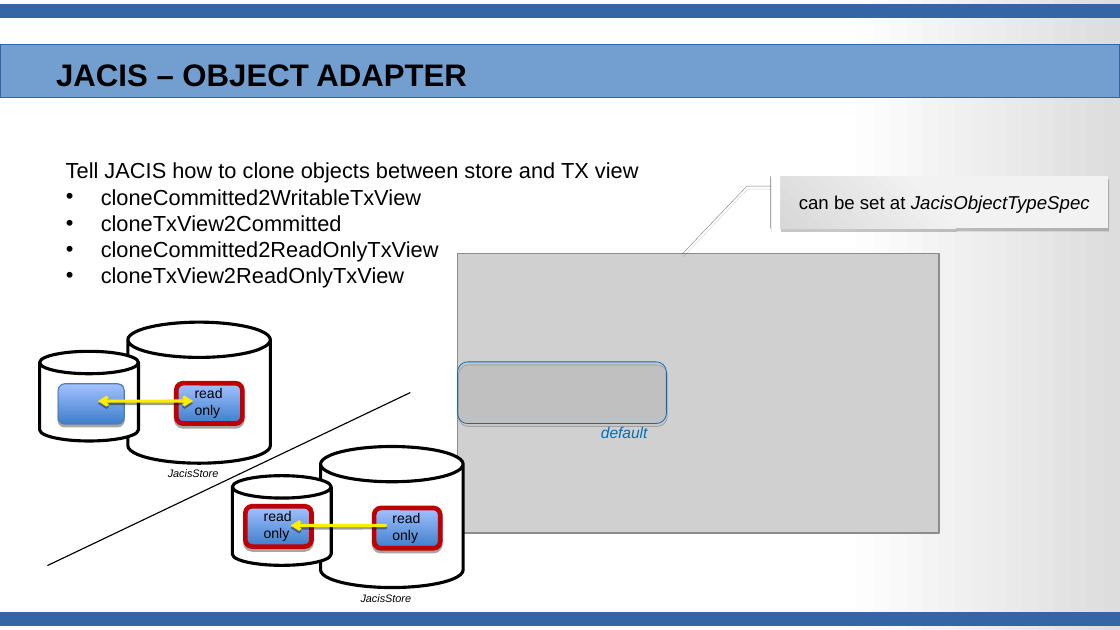
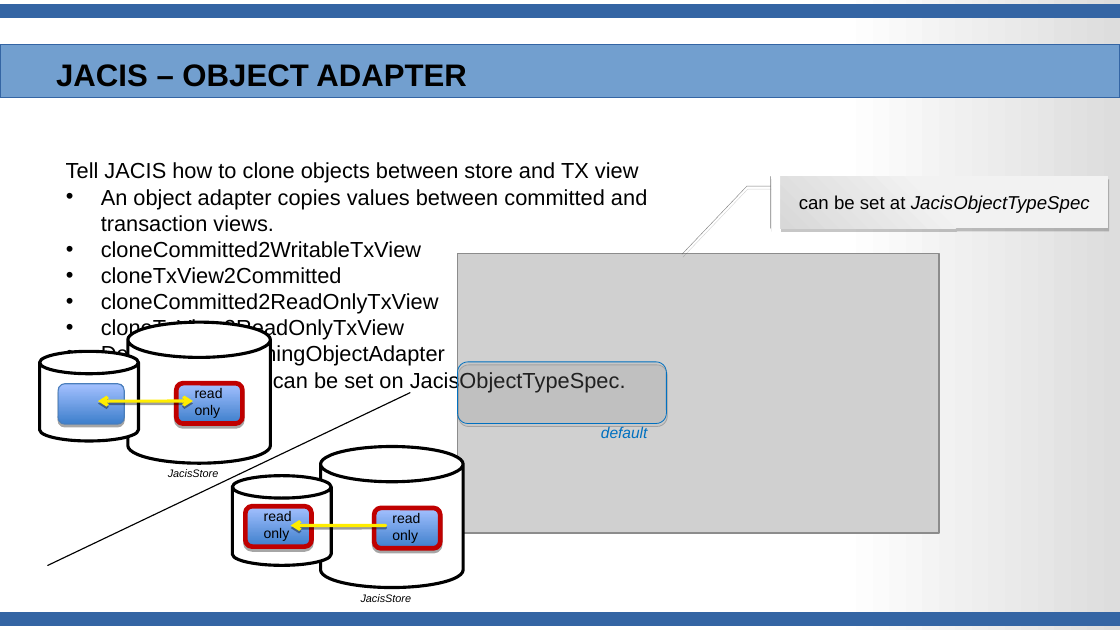
Before and after one commit to JanWiemer/jacis, a slide deck: slide 26 of doc/JACIS-Presentation.odp. Drawn at 1120x630 pixels with LibreOffice and Linux fonts; fonts in the diff are those of the drawing; grey boxes stand for pictures. Boxes give left, top, right and bottom in pixels: in the first picture for what was removed or moved away, otherwise in the second. Text is boxed around its words. In the diff, an @@ line names an element or a change of style, - is before the commit and + after.

```diff
--- a/doc/JACIS-Presentation.odp
+++ b/doc/JACIS-Presentation.odp
@@ text at <box>101,189,647,232</box>: paragraph added @@
+• An object adapter copies values between committed and transaction views.
@@ text at <box>101,344,626,392</box>: paragraphs added @@
+• Default: JacisCloningObjectAdapter
+• Custom adapters can be set on JacisObjectTypeSpec.
```
Also in this commit, not shown: 20 other slides changed, 1 other file.
